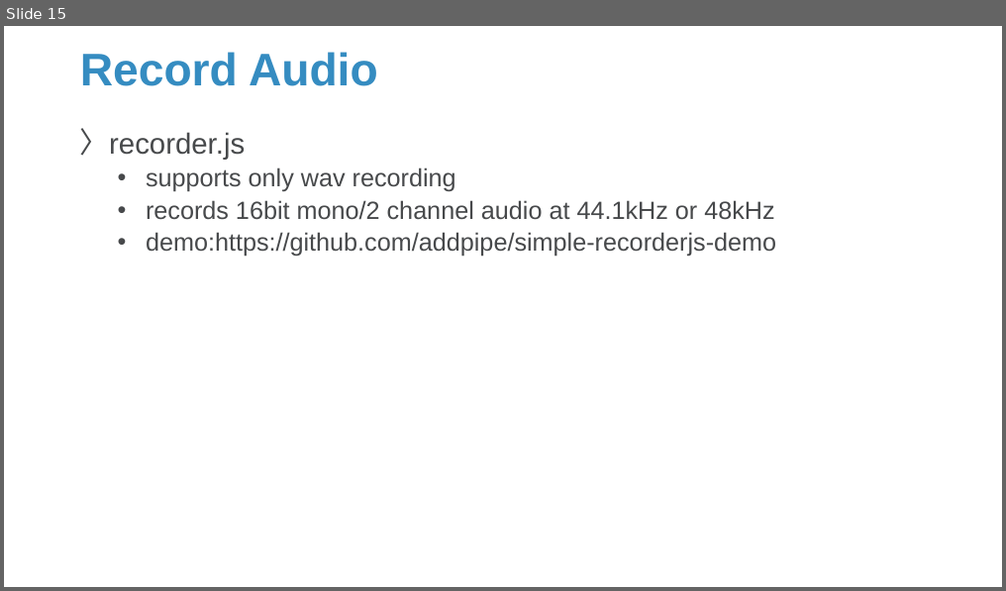
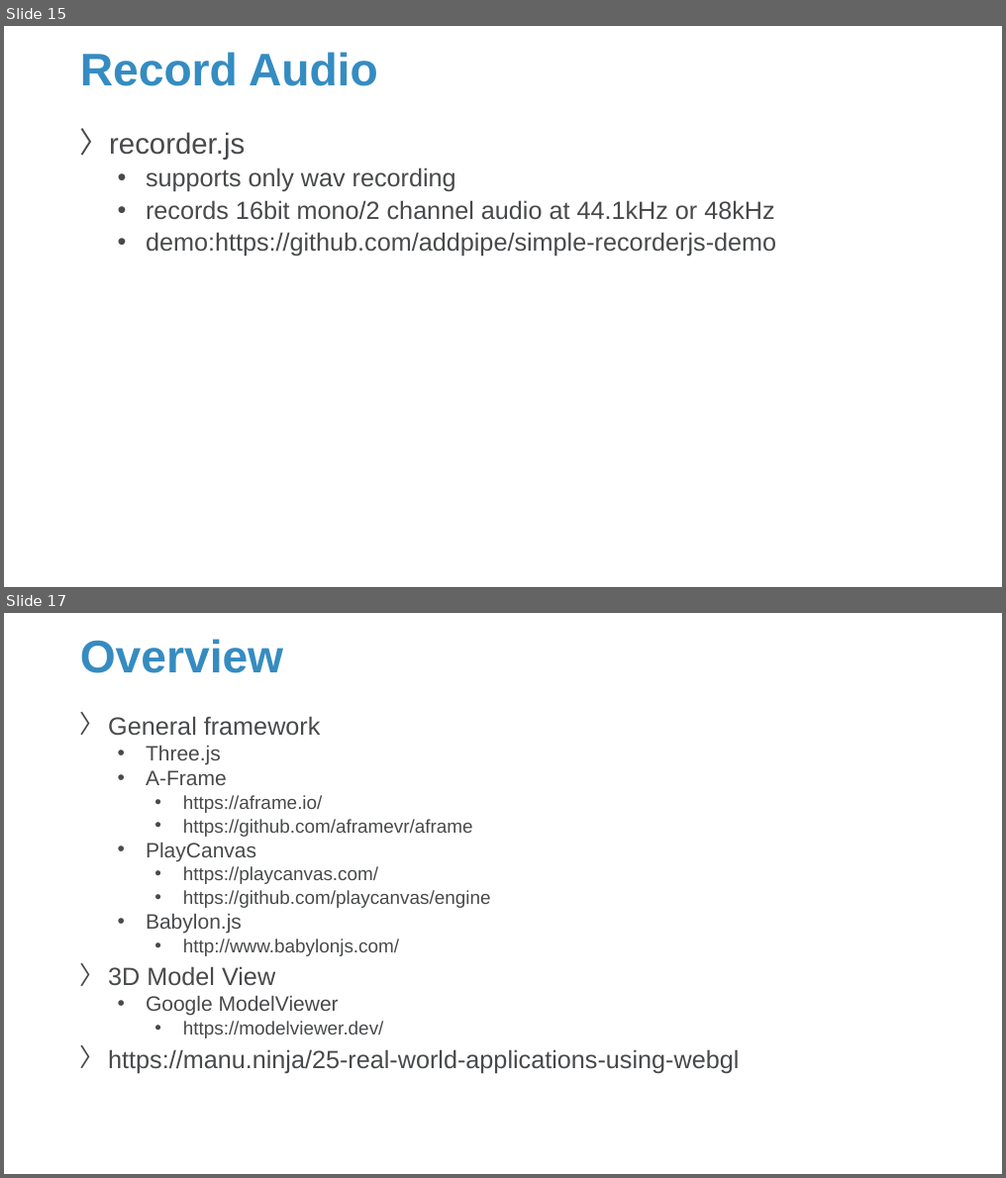
Before and after one commit to Sparks-Lu/TechNotes, a slide deck: Web/JavaScript-Notes.pptx. Shown one above the other, each under a label of ours: slide 15 before the commit, slides 15 and 17 after it; the slides between them are not shown. The pictures are 1006x591 and 1006x1178 pixels, drawn with LibreOffice and Linux fonts; fonts in the diff are those of the drawing; background and template pictures are left out. Boxes give left, top, right and bottom in pixels: in the first picture for what was removed or moved away, otherwise in the second. Text is boxed around its words. In the diff, an @@ line names an element or a change of style, - is before the commit and + after.

```diff
--- a/Web/JavaScript-Notes.pptx
+++ b/Web/JavaScript-Notes.pptx
@@ slide 17 added at (4, 613, 1002, 1174), background picture (left out) @@
@@ title added at (80, 639, 283, 673), 44 pt, text #358CC1, bold @@
+Overview
@@ text added at (108, 716, 739, 1073), 18 pt, text #47494B @@
+〉 General framework
+  • Three.js
+  • A-Frame
+    • https://aframe.io/
+    • https://github.com/aframevr/aframe
+  • PlayCanvas
+    • https://playcanvas.com/
+    • https://github.com/playcanvas/engine
+  • Babylon.js
+    • http://www.babylonjs.com/
+〉 3D Model View
+  • Google ModelViewer
+    • https://modelviewer.dev/
+〉 https://manu.ninja/25-real-world-applications-using-webgl
```
Also in this commit, not shown: 1 slide changed, 4 other slides added, 14 other files.
